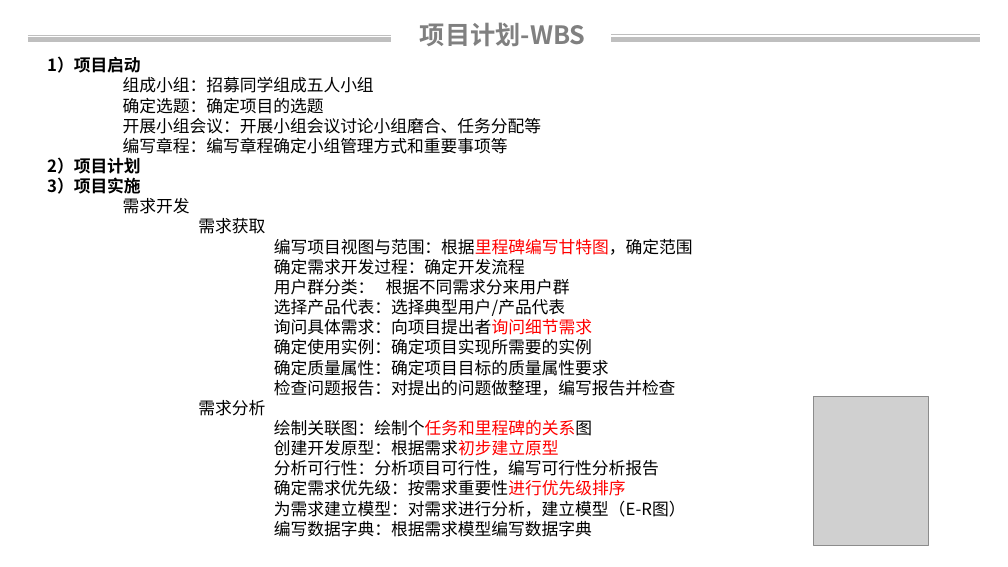
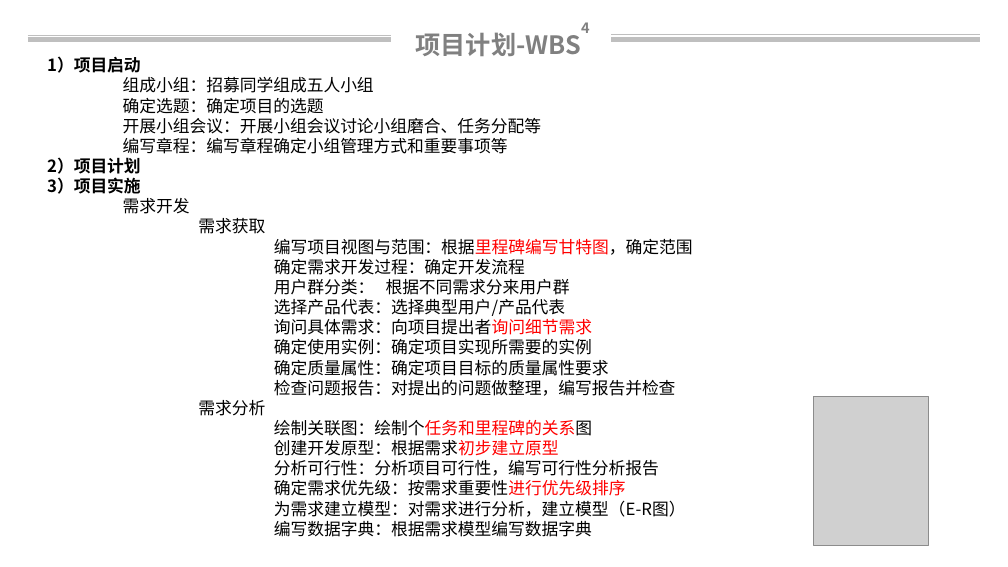
Before and after one commit to on6nx/requirement, a slide deck: slide 12 of 1.projectplan/G07项目计划2.0.pptx. Drawn at 1008x567 pixels with LibreOffice and Linux fonts; fonts in the diff are those of the drawing; grey boxes stand for pictures; background and template pictures are left out. Boxes give left, top, right and bottom in pixels: in the first picture for what was removed or moved away, otherwise in the second. Text is boxed around its words. In the diff, an @@ line names an element or a change of style, - is before the commit and + after.

```diff
--- a/1.projectplan/G07项目计划2.0.pptx
+++ b/1.projectplan/G07项目计划2.0.pptx
@@ text at <box>416,28,582,56</box>: text changed @@
-项目计划-WBS
+项目计划-WBS4
```
Also in this commit, not shown: 8 other slides changed, 1 slide added, 4 other files.
